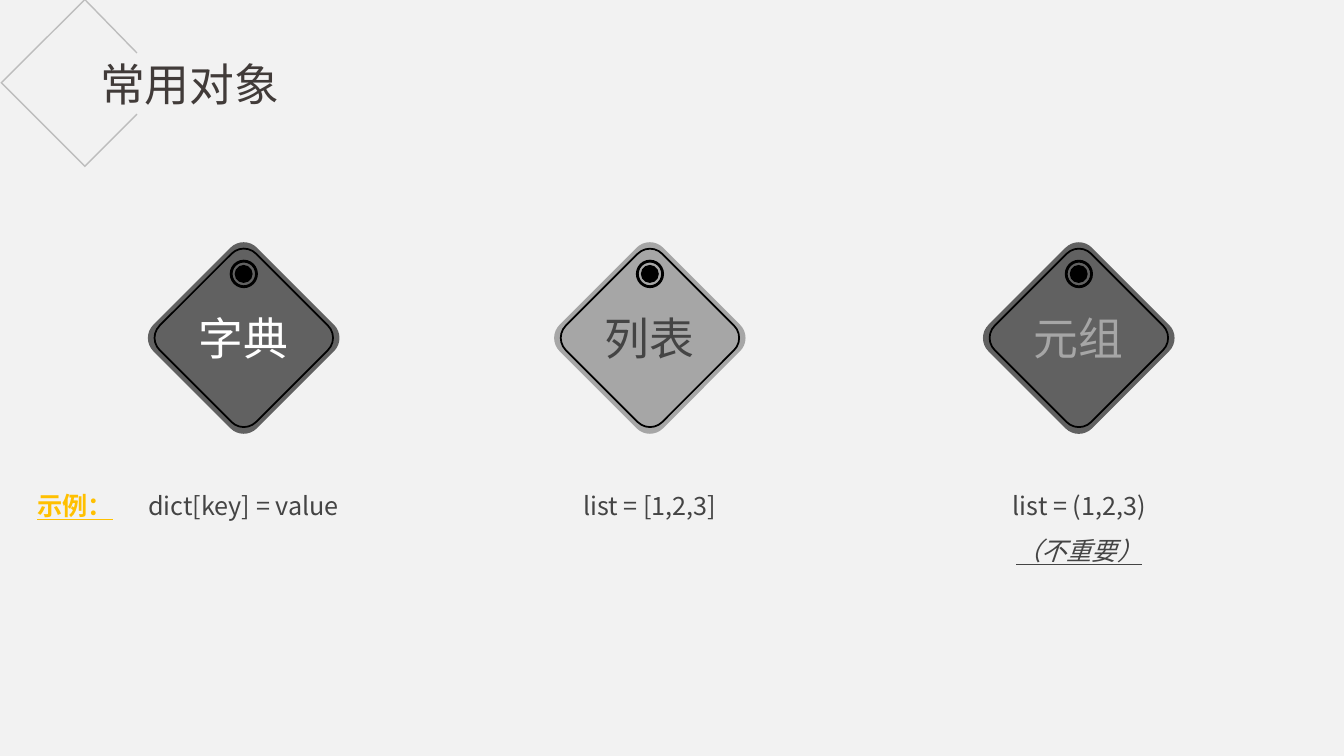
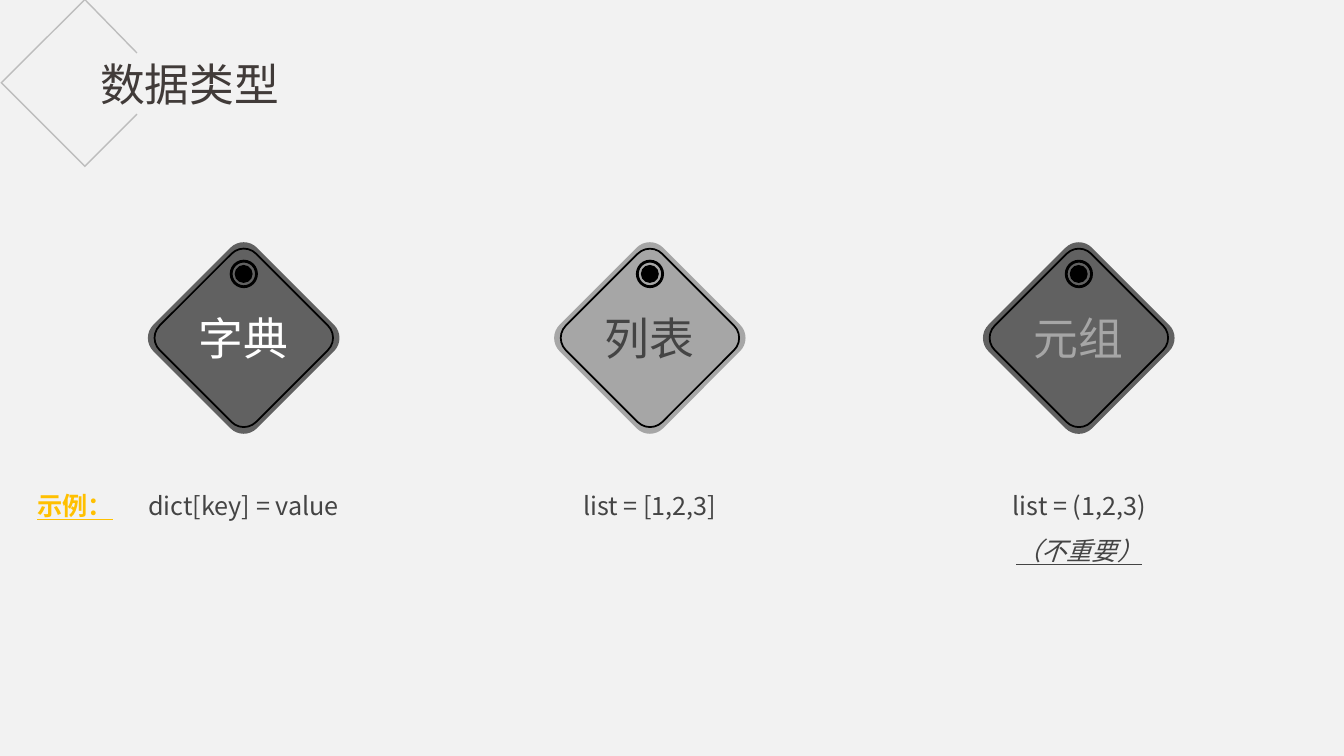
Before and after one commit to hanchuanchuan/goInception, a slide deck: slide 6 of python.pptx. Drawn at 1344x756 pixels with LibreOffice and Linux fonts; fonts in the diff are those of the drawing. Boxes give left, top, right and bottom in pixels: in the first picture for what was removed or moved away, otherwise in the second. Text is boxed around its words. In the diff, an @@ line names an element or a change of style, - is before the commit and + after.

```diff
--- a/python.pptx
+++ b/python.pptx
@@ text at (x1=100, y1=63, x2=279, y2=105): text changed @@
-常用对象
+数据类型
```
Also in this commit, not shown: 7 other slides changed, 4 slides added, 1 slide removed, 6 other files.
